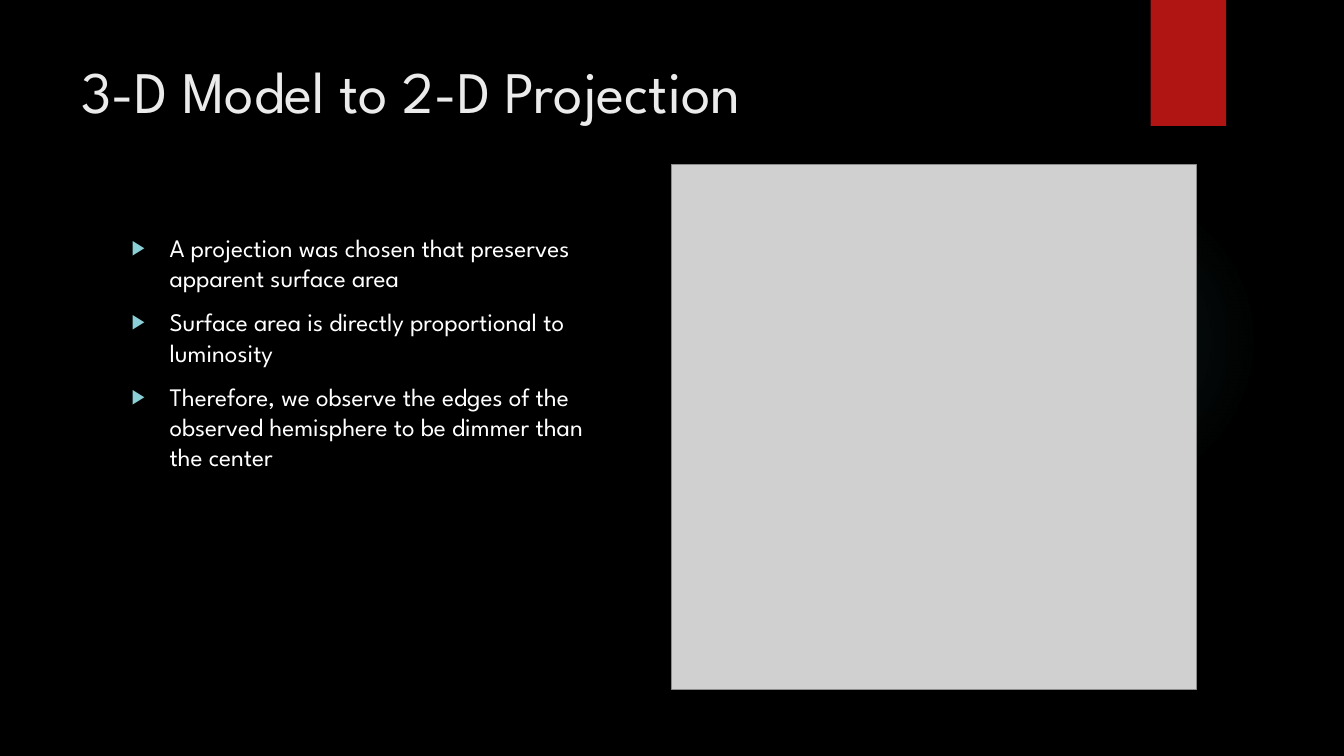
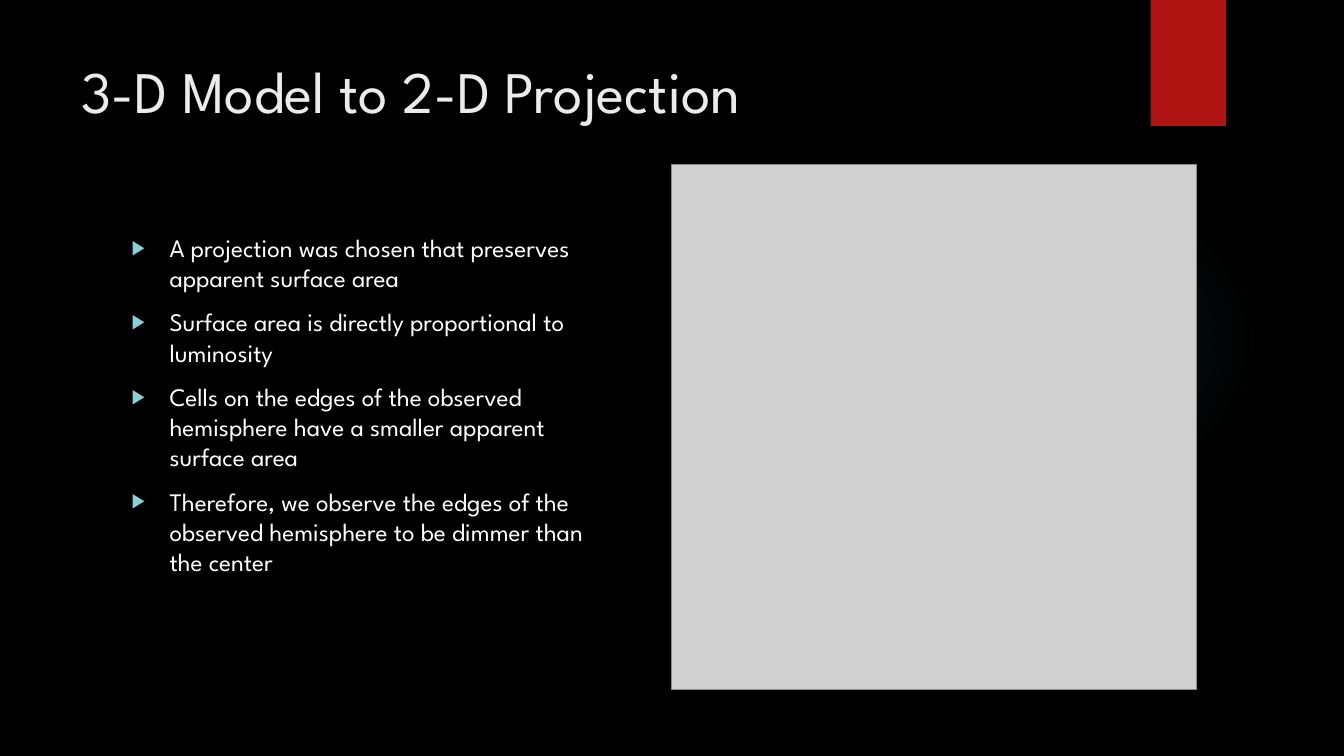
Before and after one commit to mljohn2151/ASTR-3150-GitHub, a slide deck: slide 4 of FUSE - Mottled Stars/FUSE Methodology/Mottled Stars Methodology.pptx. Drawn at 1344x756 pixels with LibreOffice and Linux fonts; fonts in the diff are those of the drawing; grey boxes stand for pictures; background and template pictures are left out. Boxes give left, top, right and bottom in pixels: in the first picture for what was removed or moved away, otherwise in the second. Text is boxed around its words. In the diff, an @@ line names an element or a change of style, - is before the commit and + after.

```diff
--- a/FUSE - Mottled Stars/FUSE Methodology/Mottled Stars Methodology.pptx
+++ b/FUSE - Mottled Stars/FUSE Methodology/Mottled Stars Methodology.pptx
@@ text at (170, 388, 545, 467): paragraph added @@
+▶ Cells on the edges of the observed hemisphere have a smaller apparent surface area
```
Also in this commit, not shown: 2 other slides changed, 1 other file.
